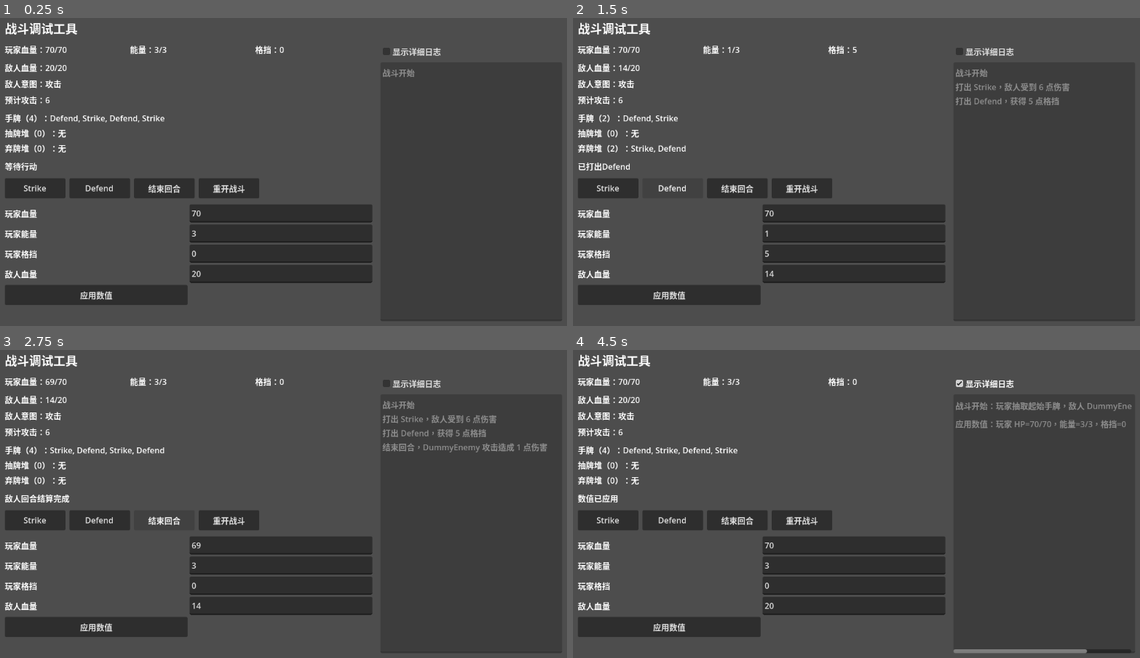
Above: before the commit, frames 1-4 (two rows, left to right).
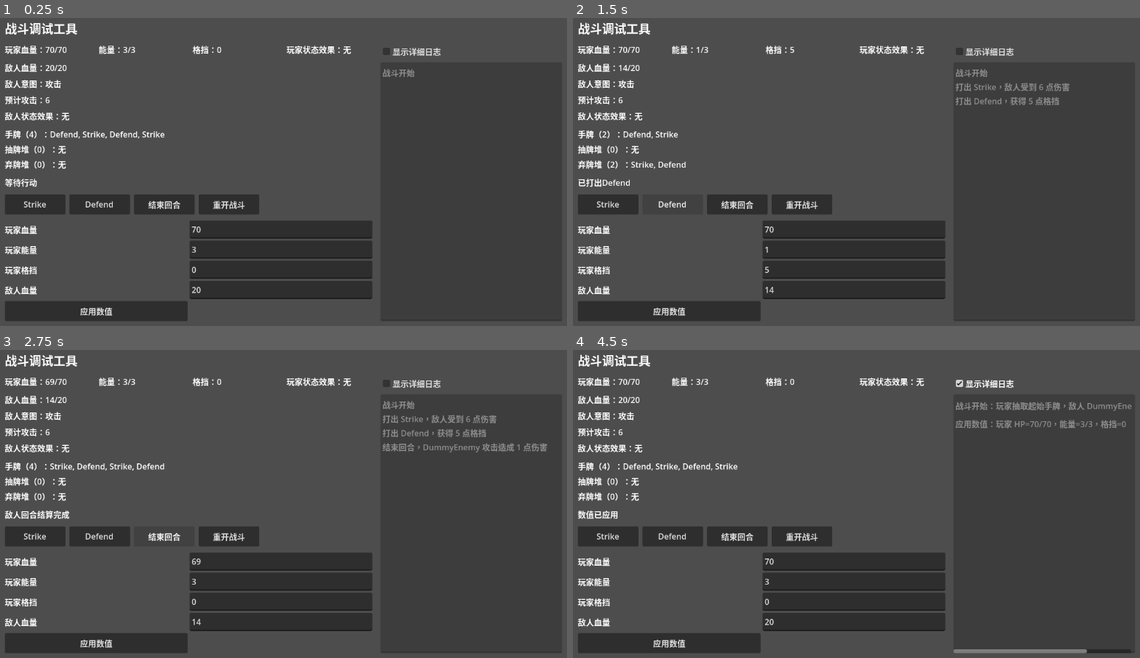
Above: after the commit, the same moments.

Repository: jxqxn/Godot-Game
Game: Godot game, scene res://scenes/stm/battle_debug_scene.tscn
Two runs of this game, one before a commit and one after it. Both use one fixed random seed, a clock stepped at 60 frames per second and the inputs below.
Inputs:
- Up to frame 1 (0.25 s): no input
- Up to frame 2 (1.5 s): click "Strike" at 0.5 s; click "Defend" at 1.25 s
- Up to frame 3 (2.75 s): click "结束回合" at 2 s
- Up to frame 4 (4.5 s): click "重开战斗" at 2.75 s; click "应用数值" at 3.5 s; click "显示详细日志" at 4.25 s

The runs differ from the first frame. In frame 1, 13% of the frame differs, in the area x 0-66%, y 8-99%; in frame 2, 12%; in frame 3, 12%; in frame 4, 13%.

Commit message:
feat(debug): show combat powers

Diff:
--- a/scripts/stm/debug/battle_debug_scene.gd
+++ b/scripts/stm/debug/battle_debug_scene.gd
@@ -13,9 +13,11 @@
 var player_hp_label: Label
 var energy_label: Label
 var block_label: Label
+var player_powers_label: Label
 var enemy_hp_label: Label
 var enemy_intent_label: Label
 var enemy_attack_label: Label
+var enemy_powers_label: Label
 var hand_label: Label
 var draw_pile_label: Label
 var discard_pile_label: Label
@@ -107,12 +109,16 @@
 		energy_label.text = "能量：无"
 	if block_label != null:
 		block_label.text = "格挡：无"
+	if player_powers_label != null:
+		player_powers_label.text = "玩家状态效果：无"
 	if enemy_hp_label != null:
 		enemy_hp_label.text = "敌人血量：无"
 	if enemy_intent_label != null:
 		enemy_intent_label.text = "敌人意图：无"
 	if enemy_attack_label != null:
 		enemy_attack_label.text = "预计攻击：无"
+	if enemy_powers_label != null:
+		enemy_powers_label.text = "敌人状态效果：无"
 	if hand_label != null:
 		hand_label.text = "手牌（0）：无"
 	if draw_pile_label != null:
@@ -174,6 +180,8 @@
 	metrics.add_child(energy_label)
 	block_label = _new_label("BlockLabel")
 	metrics.add_child(block_label)
+	player_powers_label = _new_label("PlayerPowersLabel")
+	metrics.add_child(player_powers_label)
 
 	var enemy_panel = VBoxContainer.new()
 	enemy_panel.name = "EnemyPanel"
@@ -186,6 +194,8 @@
 	enemy_panel.add_child(enemy_intent_label)
 	enemy_attack_label = _new_label("EnemyAttackLabel")
 	enemy_panel.add_child(enemy_attack_label)
+	enemy_powers_label = _new_label("EnemyPowersLabel")
+	enemy_panel.add_child(enemy_powers_label)
 
 	var piles_panel = VBoxContainer.new()
 	piles_panel.name = "PilesPanel"
@@ -373,9 +383,11 @@
 	player_hp_label.text = "玩家血量：%d/%d" % [player.hp, player.max_hp]
 	energy_label.text = "能量：%d/%d" % [player.energy, player.max_energy]
 	block_label.text = "格挡：%d" % player.block
+	player_powers_label.text = _power_text("玩家状态效果", player)
 	enemy_hp_label.text = _enemy_hp_text()
 	enemy_intent_label.text = _enemy_intent_text()
 	enemy_attack_label.text = _enemy_attack_text()
+	enemy_powers_label.text = _power_text("敌人状态效果", enemy)
 	hand_label.text = _pile_text("手牌", "hand")
 	draw_pile_label.text = _pile_text("抽牌堆", "draw_pile")
 	discard_pile_label.text = _pile_text("弃牌堆", "discard_pile")
@@ -416,6 +428,15 @@
 	if "damage" in enemy:
 		return "预计攻击：%d" % int(enemy.damage)
 	return "预计攻击：6"
+
+
+func _power_text(title: String, creature) -> String:
+	if creature == null or not creature.has_method("power_summary_text"):
+		return "%s：无" % title
+	var summary := str(creature.power_summary_text())
+	if summary.is_empty():
+		summary = "无"
+	return "%s：%s" % [title, summary]
 
 
 func _pile_text(title: String, pile_name: String) -> String:
--- a/scripts/stm/tests/test_battle_debug_scene.gd
+++ b/scripts/stm/tests/test_battle_debug_scene.gd
@@ -2,6 +2,8 @@
 
 const DEBUG_SCENE_PATH := "res://scenes/stm/battle_debug_scene.tscn"
 const FixedBattleFixtureScript := preload("res://scripts/stm/debug/fixtures/fixed_battle_fixture.gd")
+const StrengthScript := preload("res://scripts/stm/powers/strength.gd")
+const VulnerableScript := preload("res://scripts/stm/powers/vulnerable.gd")
 
 
 func test_debug_scene_shows_initial_combat_state() -> void:
@@ -147,9 +149,11 @@
 	assert_eq(_label_text(scene, "Layout/Metrics/PlayerHpLabel"), "玩家血量：无")
 	assert_eq(_label_text(scene, "Layout/Metrics/EnergyLabel"), "能量：无")
 	assert_eq(_label_text(scene, "Layout/Metrics/BlockLabel"), "格挡：无")
+	assert_eq(_label_text(scene, "Layout/Metrics/PlayerPowersLabel"), "玩家状态效果：无")
 	assert_eq(_label_text(scene, "Layout/EnemyPanel/EnemyHpLabel"), "敌人血量：无")
 	assert_eq(_label_text(scene, "Layout/EnemyPanel/EnemyIntentLabel"), "敌人意图：无")
 	assert_eq(_label_text(scene, "Layout/EnemyPanel/EnemyAttackLabel"), "预计攻击：无")
+	assert_eq(_label_text(scene, "Layout/EnemyPanel/EnemyPowersLabel"), "敌人状态效果：无")
 	assert_eq(_label_text(scene, "Layout/PilesPanel/HandLabel"), "手牌（0）：无")
 	assert_eq(_label_text(scene, "Layout/PilesPanel/DrawPileLabel"), "抽牌堆（0）：无")
 	assert_eq(_label_text(scene, "Layout/PilesPanel/DiscardPileLabel"), "弃牌堆（0）：无")
@@ -338,6 +342,21 @@
 	assert_false(_label_text(scene, "Layout/LogPanel/LogLabel").contains("应用数值"))
 
 
+func test_调试场景显示玩家和敌人状态效果摘要() -> void:
+	# Given：调试场景已初始化，玩家和敌人分别拥有力量与易伤效果。
+	var scene = _instantiate_debug_scene()
+	assert_not_null(scene)
+	if scene == null:
+		return
+	scene.game_state.player.add_power(StrengthScript.new(2))
+	scene.enemy.add_power(VulnerableScript.new(3))
+	# When：刷新调试场景显示。
+	scene._refresh_display()
+	# Then：玩家与敌人的状态效果摘要应正确显示。
+	assert_eq(_label_text(scene, "Layout/Metrics/PlayerPowersLabel"), "玩家状态效果：力量 2")
+	assert_eq(_label_text(scene, "Layout/EnemyPanel/EnemyPowersLabel"), "敌人状态效果：易伤 3")
+
+
 func _instantiate_debug_scene():
 	if not ResourceLoader.exists(DEBUG_SCENE_PATH):
 		return null
